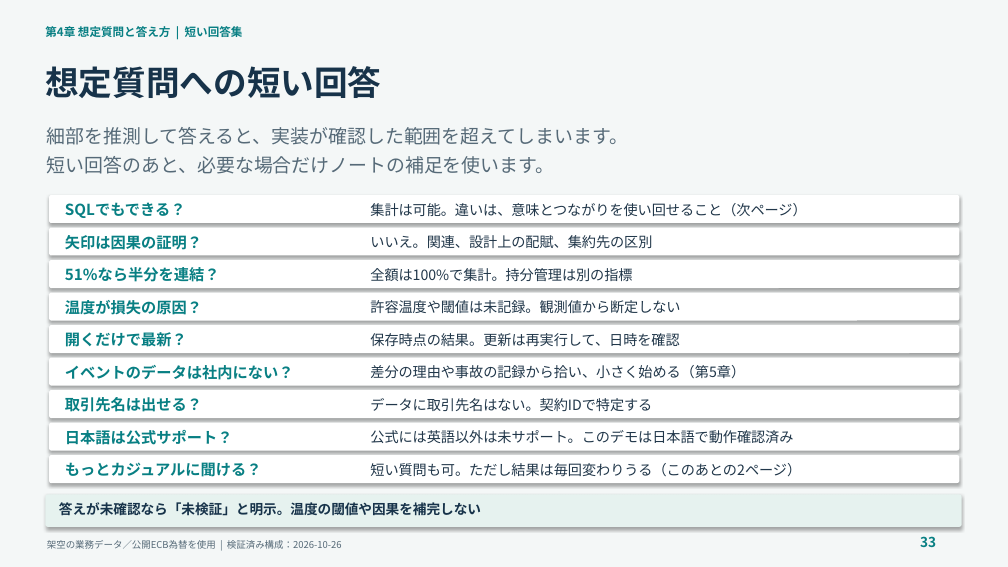
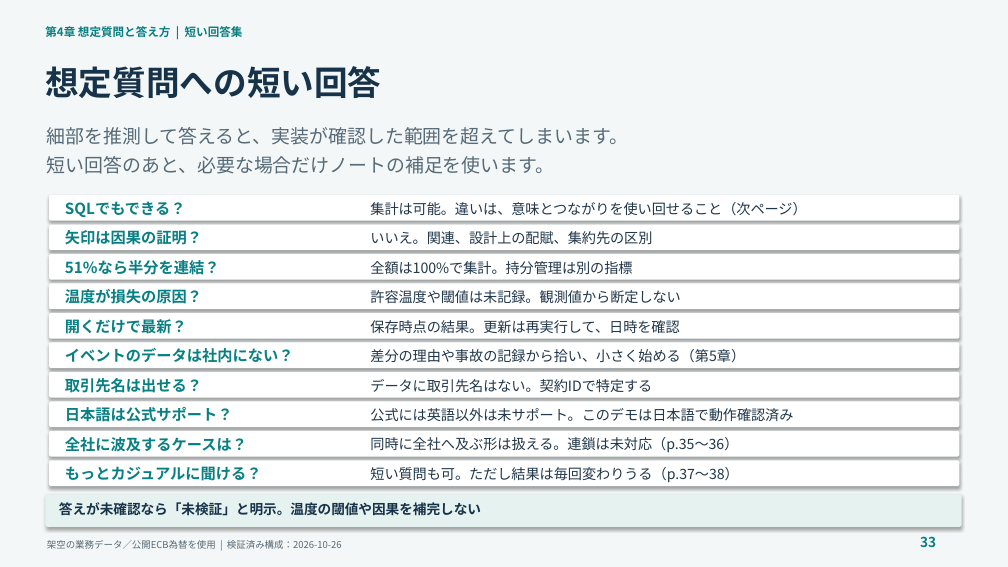
Before and after one commit to c-nova/FabricOntology_Trading, a slide deck: slide 33 of decks/TradingOntology_Demo_Presenter_Guide_JA.pptx. Drawn at 1008x567 pixels with LibreOffice and Linux fonts; fonts in the diff are those of the drawing. Boxes give left, top, right and bottom in pixels: in the first picture for what was removed or moved away, otherwise in the second. Text is boxed around its words. In the diff, an @@ line names an element or a change of style, - is before the commit and + after.

```diff
--- a/decks/TradingOntology_Demo_Presenter_Guide_JA.pptx
+++ b/decks/TradingOntology_Demo_Presenter_Guide_JA.pptx
@@ 3 texts, 2 rounded rectangles: place and size @@
-3 texts, 2 rounded rectangles at [49,228,960,288]
+3 texts, 2 rounded rectangles at [49,225,960,280]
@@ 4 texts, 2 rounded rectangles: place and size @@
-4 texts, 2 rounded rectangles at [49,267,960,353]
+4 texts, 2 rounded rectangles at [49,260,960,339]
@@ 3 texts, 1 rounded rectangle: place and size @@
-3 texts, 1 rounded rectangle at [49,332,960,386]
+3 texts, 1 rounded rectangle at [49,319,960,368]
@@ 4 texts, 2 rounded rectangles: place and size @@
-4 texts, 2 rounded rectangles at [49,390,960,451]
+4 texts, 2 rounded rectangles at [49,372,960,427]
@@ rounded rectangle: place and size @@
-rounded rectangle at [49,455,960,483]
+rounded rectangle at [49,431,960,457]
@@ text added at [65,437,247,452], 14.5 pt, text #087F83, bold @@
+全社に波及するケースは？
@@ text added at [370,437,738,453], 13.5 pt, text #21374A @@
+同時に全社へ及ぶ形は扱える。連鎖は未対応（p.35〜36）
@@ rounded rectangle added at [49,461,960,486], fill #FFFFFF @@
@@ text "もっとカジュアルに聞ける？": place and size @@
-text "もっとカジュアルに聞ける？" at [65,462,262,477]
+text "もっとカジュアルに聞ける？" at [65,466,262,481]
@@ text at [370,467,738,483]: text changed @@
-短い質問も可。ただし結果は毎回変わりうる（このあとの2ページ）
+短い質問も可。ただし結果は毎回変わりうる（p.37〜38）
```
Also in this commit, not shown: 25 other slides changed, 2 slides added, 4 other files.
